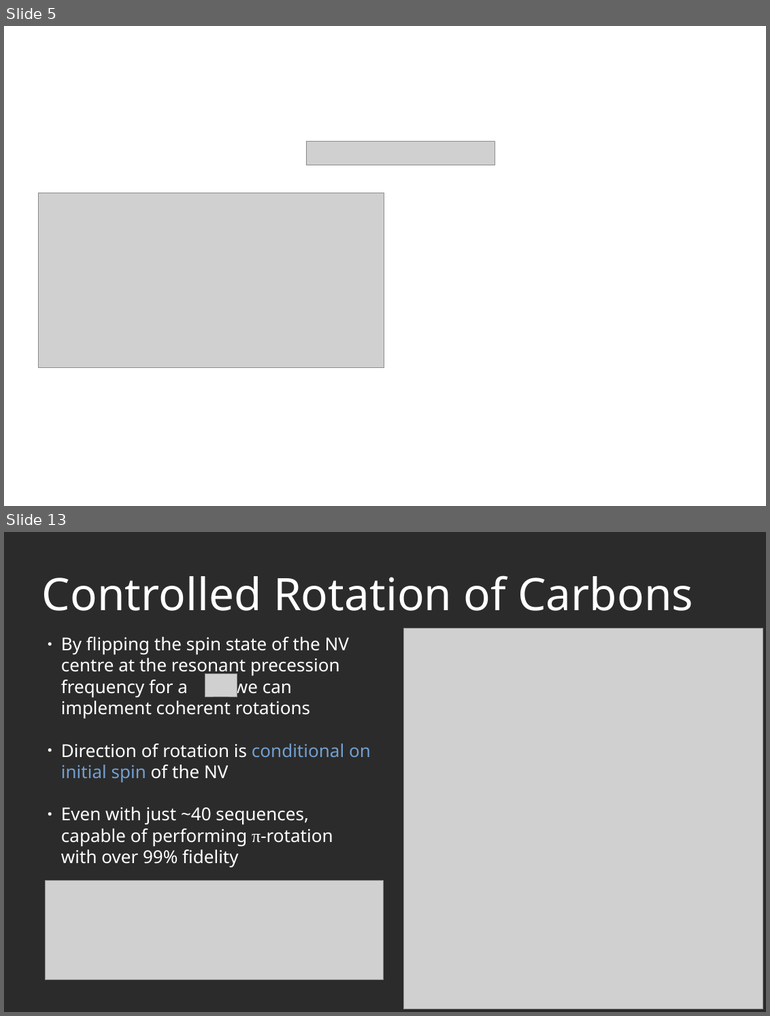
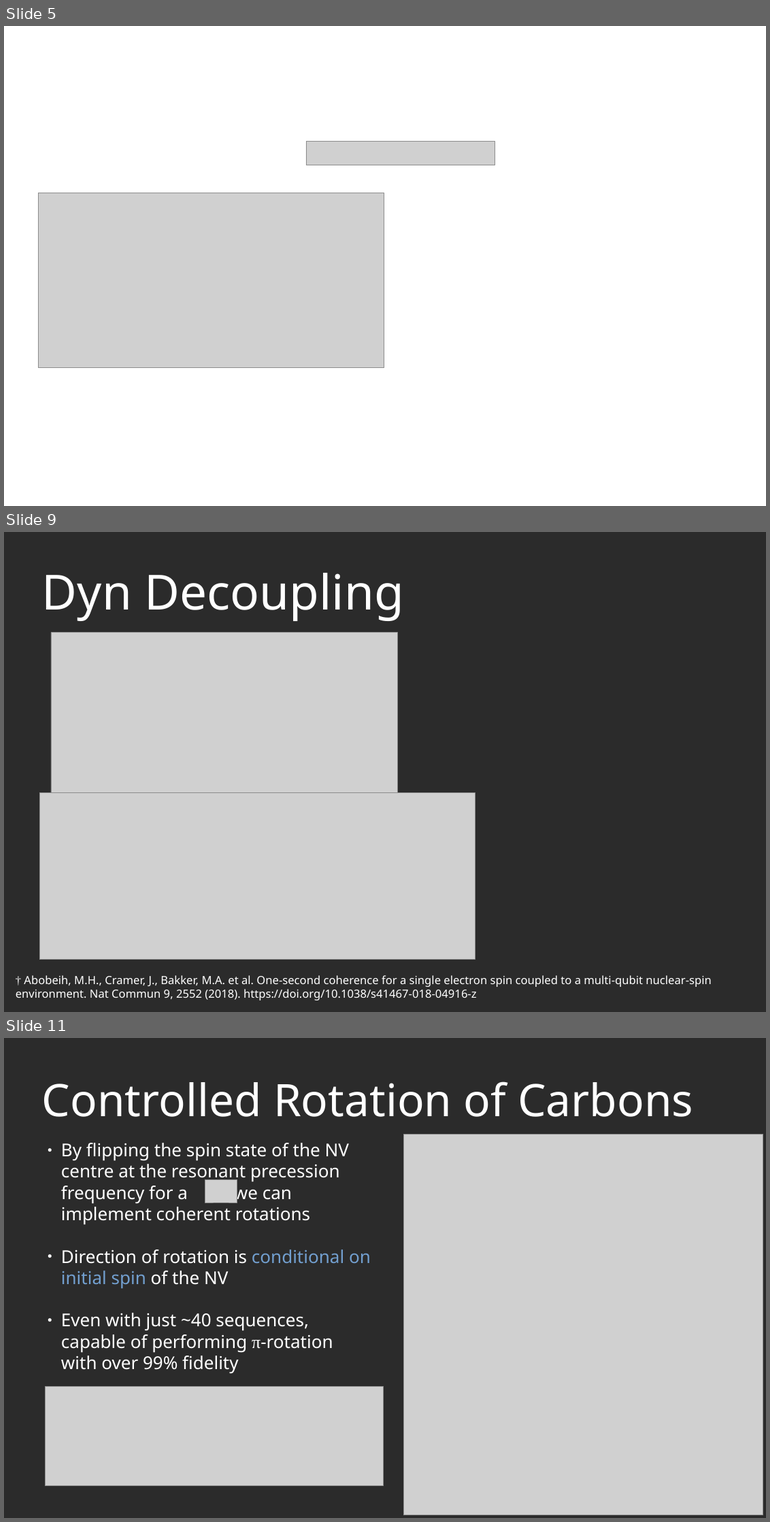
Before and after one commit to AGaliciaMartinez/Final-Project-Computational-Physics, a slide deck: presentation/NV_Carbons_presentation.odp. Shown one above the other, each under a label of ours: slides 5 and 13 before the commit, slides 5, 9 and 11 after it; the slides between them are not shown. The pictures are 770x1016 and 770x1522 pixels, drawn with LibreOffice and Linux fonts; fonts in the diff are those of the drawing; grey boxes stand for pictures; background and template pictures are left out; a plain dark background stands for a picture behind light text. Boxes give left, top, right and bottom in pixels: in the first picture for what was removed or moved away, otherwise in the second. Text is boxed around its words. In the diff, an @@ line names an element or a change of style, - is before the commit and + after.

```diff
--- a/presentation/NV_Carbons_presentation.odp
+++ b/presentation/NV_Carbons_presentation.odp
@@ slide 9 added at (x1=4, y1=532, x2=766, y2=1012), background picture (left out) @@
@@ title added at (x1=42, y1=573, x2=404, y2=621), 60 pt, text #FFFFFF @@
+Dyn Decoupling
@@ picture added at (x1=51, y1=633, x2=397, y2=792) @@
@@ picture added at (x1=39, y1=792, x2=475, y2=960) @@
@@ text added at (x1=16, y1=975, x2=711, y2=1001), 14 pt, text #FFFFFF @@
+† Abobeih, M.H., Cramer, J., Bakker, M.A. et al. One-second coherence for a single electron spin coupled to a multi-qubit nuclear-spin environment. Nat Commun 9, 2552 (2018). https://doi.org/10.1038/s41467-018-04916-z
@@ what was slide 13 is now slide 11 @@
```
Also in this commit, not shown: 7 slides changed, 1 slide removed.
